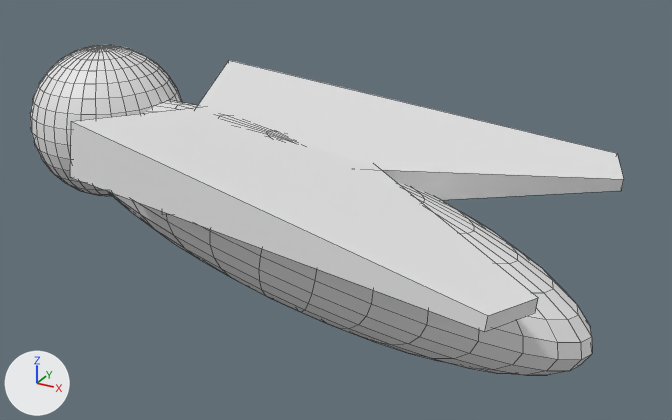
A saved change to the Blender file Procedural Backrooms Game/Assets/Model/MothSmall.blend.
Before and after are seen from a 50 mm lens placed at (1.47, -4.83, 1.65), pointed at (-0.62, -1.04, -0.24). The axes (+X, +Y, +Z) are drawn at lower left. The lights are the same throughout. Mesh edges are drawn as thin lines.

The older version as bpy lines, for what is in view:
```python
me_cube_002 = bpy.data.meshes.new('Cube.002')
me_cube_002.from_pydata(...)  # 16 vertices, 12 faces; spans x -0.99..1.45, y -0.87..1.23, z -1.1..0.95
me_sphere = bpy.data.meshes.new('Sphere')
me_sphere.from_pydata(...)  # a UV sphere (32 segments, 16 rings, poles along z) spanning x -1.0..1.0, y -1.0..1.0, z -1.0..1.0
me_sphere_001 = bpy.data.meshes.new('Sphere.001')
me_sphere_001.from_pydata(...)  # a UV sphere (32 segments, 16 rings, poles along z) spanning x -1.0..1.0, y -1.0..1.0, z -1.0..1.0
ob_cube_001 = bpy.data.objects.new('Cube.001', me_cube_002)
ob_cube_001.location = (-0.763, -1.101, 0.021)
ob_cube_001.rotation_euler = (-0.106, 0.0554, -0.364)  # degrees (-6.1, 3.2, -21)
ob_cube_001.scale = (1.09, 1.09, 0.231)
ob_sphere = bpy.data.objects.new('Sphere', me_sphere)
ob_sphere.location = (-0.757, -1.118, -0.321)
ob_sphere.rotation_euler = (0.0, 0.206, 0.0)  # degrees (0, 12, 0)
ob_sphere.scale = (-1.54, 0.415, 0.415)
ob_sphere_001 = bpy.data.objects.new('Sphere.001', me_sphere_001)
ob_sphere_001.location = (-2.008, -1.118, 0.027)
ob_sphere_001.scale = (0.415, 0.415, 0.415)
```
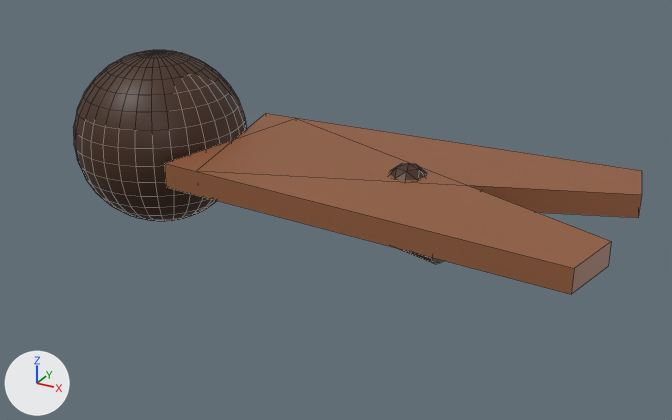
What differs and where, as boxes (x1, y1, x2, y2) in the pictures (672 x 420 px):
'Cube.001', deleted
    before: (70, 60, 624, 331)
'Cube', added (brown)
    after: (164, 113, 642, 294)
'Sphere', surface changed, moved, rescaled, turned
    before: (110, 100, 592, 375)
    after: (73, 50, 247, 221)
'Sphere.001', deleted
    before: (30, 45, 182, 196)
'Icosphere', added (brown)
    after: (390, 163, 426, 180)
'Cone', added
    after: (397, 248, 443, 264)

The change, as a list of edits to the scene's bpy script:
```text
Add mat_material_001:
    mat_material_001 = principled_material('Material.001')
    mat_material_001.base_color = (0.0581, 0.022, 0.00752)  # brown #442915
Add mat_material_002:
    mat_material_002 = principled_material('Material.002')
    mat_material_002.base_color = (0.293, 0.108, 0.0442)  # brown #935c3b
Change me_sphere:
    where me_sphere.from_pydata(...)  # 482 vertices, 512 faces; spans x -1.0..1.0, y -1.0..1.0, z -1.0..1.0
    used by ob_sphere; location = (-0.757, -1.118, -0.321); rotation_euler = (0.0, 0.206, 0.0), in degrees (0, 12, 0); scale = (-1.54, 0.415, 0.415)
    me_sphere part 1: 512 faces spanning x -1.0..1.0, y -1.0..1.0, z -1.0..1.0 switch from no material to mat_material_001 (brown #442915)
Add me_cone:
    me_cone.from_pydata(...)  # a 32-sided cone pointing to +z spanning x -1.0..1.0, y -1.0..1.0, z -1.0..1.0
    me_cone.materials.append(mat_material_001)  # brown #442915
Add me_icosphere:
    me_icosphere.from_pydata(...)  # an icosphere of 80 faces spanning x -0.95..0.95, y -1.0..1.0, z -1.0..1.0
    me_icosphere.materials.append(mat_material_001)  # brown #442915
Add me_cube_003:
    me_cube_003.from_pydata([(-1.0, -0.77, -0.29), (-1.0, -0.77, 0.29), (-1.0, 0.77, -0.29), (-1.0, 0.77, 0.29), (1.0, -0.26, -0.26), (1.0, -0.26, 0.26), (1.0, 0.26, -0.26), (1.0, 0.26, 0.26)], [], [(0, 1, 3, 2), (2, 3, 7, 6), (6, 7, 5, 4), (4, 5, 1, 0), (2, 6, 4, 0), (7, 3, 1, 5)])
    me_cube_003.materials.append(mat_material_002)  # brown #935c3b
Remove ob_cube_001:
    ob_cube_001 = bpy.data.objects.new('Cube.001', me_cube_002)
    ob_cube_001.location = (-0.763, -1.101, 0.021)
    ob_cube_001.rotation_euler = (-0.106, 0.0554, -0.364)  # degrees (-6.1, 3.2, -21)
    ob_cube_001.scale = (1.09, 1.09, 0.231)
Change ob_sphere:
    ob_sphere.rotation_euler: (0.0, 0.206, 0.0) -> (0.0, 0.0, 0.0)  # degrees (0, 12, 0) -> degrees (0, 0, 0)
    ob_sphere.location: (-0.757, -1.118, -0.321) -> (-1.645, -1.115, 0.0)
    ob_sphere.scale: (-1.54, 0.415, 0.415) -> (0.459, 0.459, 0.459)
Remove ob_sphere_001:
    ob_sphere_001 = bpy.data.objects.new('Sphere.001', me_sphere_001)
    ob_sphere_001.location = (-2.008, -1.118, 0.027)
    ob_sphere_001.scale = (0.415, 0.415, 0.415)
Add ob_cone:
    ob_cone = bpy.data.objects.new('Cone', me_cone)
    ob_cone.location = (-0.81, -1.115, -0.074)
    ob_cone.rotation_euler = (0.0, -1.577, 0.0)  # degrees (0, -90, 0)
    ob_cone.scale = (0.103, 0.531, 0.973)
Add ob_cube:
    ob_cube = bpy.data.objects.new('Cube', me_cube_003)
    ob_cube.location = (-0.193, -1.326, 0.0)
    ob_cube.rotation_euler = (0.0, 0.0, -6.497)  # degrees (0, 0, 348)
    ob_cube.scale = (1.0, 0.596, -0.215)
    _m = ob_cube.modifiers.new('Mirror', 'MIRROR')
    _m.use_axis = (False, True, False)
    _m.mirror_object = ob_icosphere
Add ob_icosphere:
    ob_icosphere = bpy.data.objects.new('Icosphere', me_icosphere)
    ob_icosphere.location = (-0.193, -1.115, 0.0)
    ob_icosphere.scale = (-0.107, -0.107, -0.107)
```
